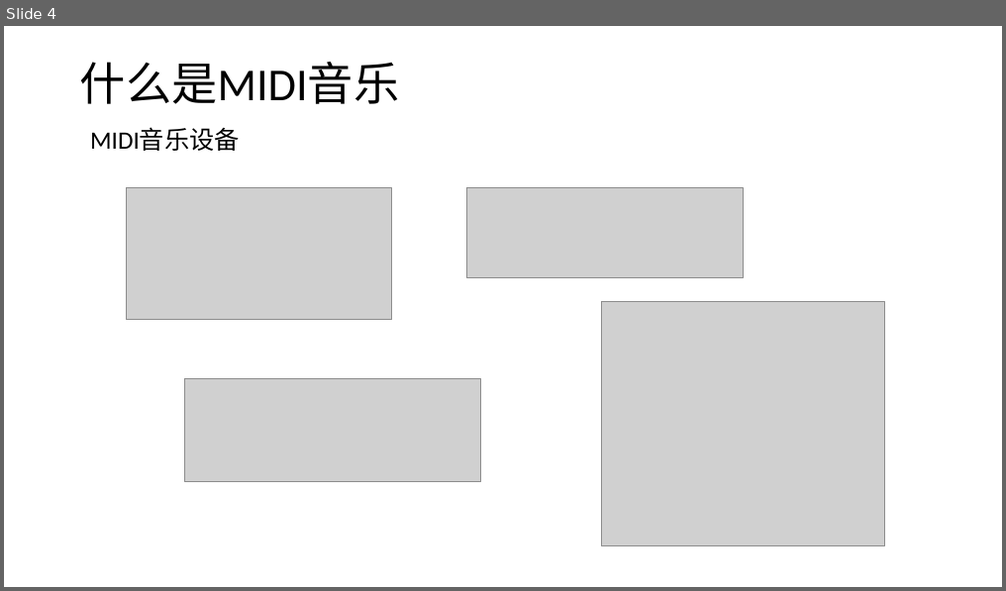
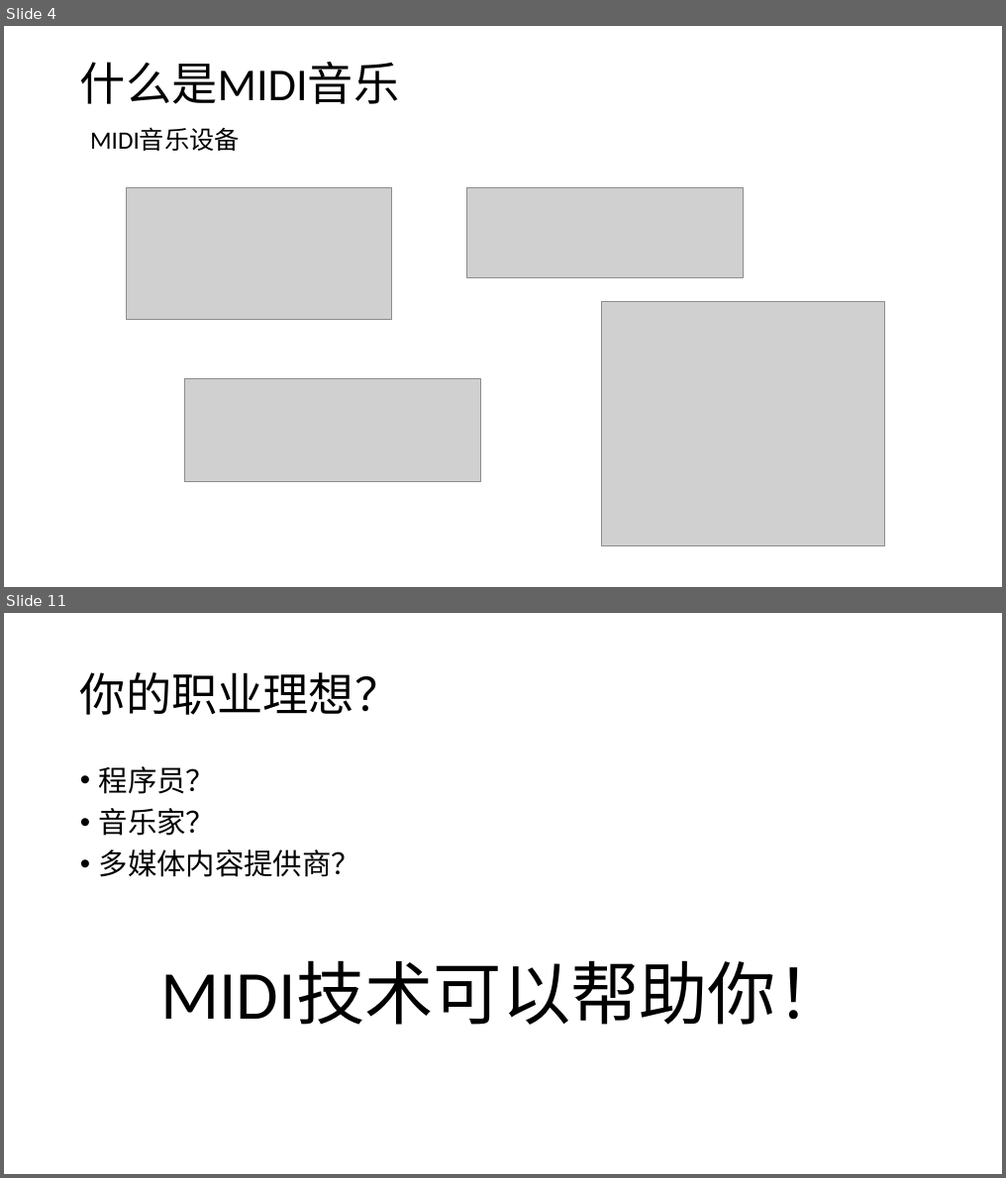
Before and after one commit to huntercao/shared_files, a slide deck: midi/docs/ppt/midi_introduction.pptx. Shown one above the other, each under a label of ours: slide 4 before the commit, slides 4 and 11 after it; the slides between them are not shown. The pictures are 1006x591 and 1006x1178 pixels, drawn with LibreOffice and Linux fonts; fonts in the diff are those of the drawing; grey boxes stand for pictures. Boxes give left, top, right and bottom in pixels: in the first picture for what was removed or moved away, otherwise in the second. Text is boxed around its words. In the diff, an @@ line names an element or a change of style, - is before the commit and + after.

```diff
--- a/midi/docs/ppt/midi_introduction.pptx
+++ b/midi/docs/ppt/midi_introduction.pptx
@@ slide 11 added at [4, 613, 1002, 1174], background #FFFFFF @@
@@ title added at [80, 672, 400, 715], 44 pt, text #000000 @@
+你的职业理想？
@@ text added at [99, 766, 360, 877], 28 pt, text #000000 @@
+• 程序员？
+• 音乐家？
+• 多媒体内容提供商？
@@ text added at [160, 962, 845, 1025], 66 pt, text #000000 @@
+MIDI技术可以帮助你！
```
Also in this commit, not shown: 1 slide changed, 6 other slides added.
